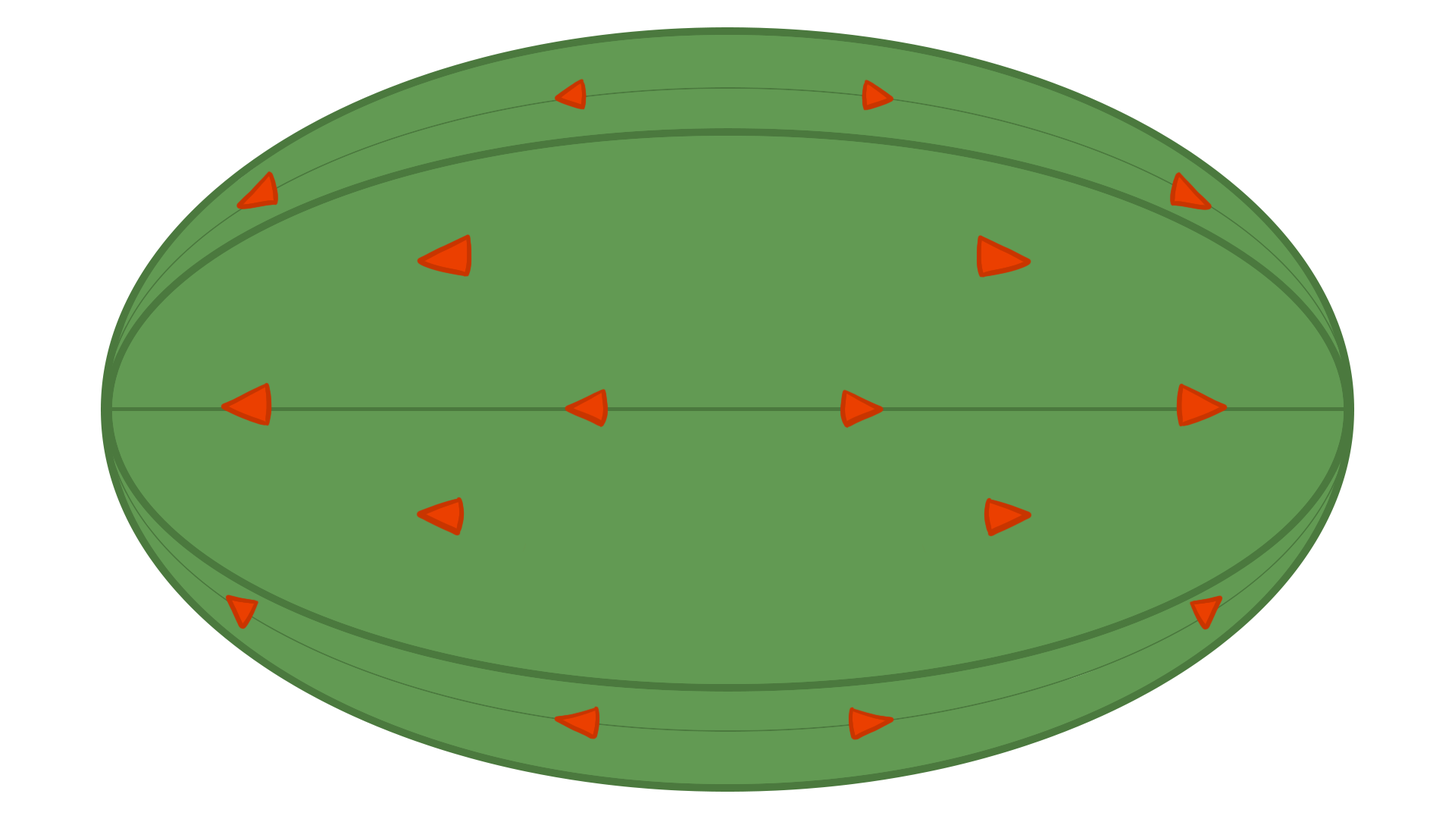
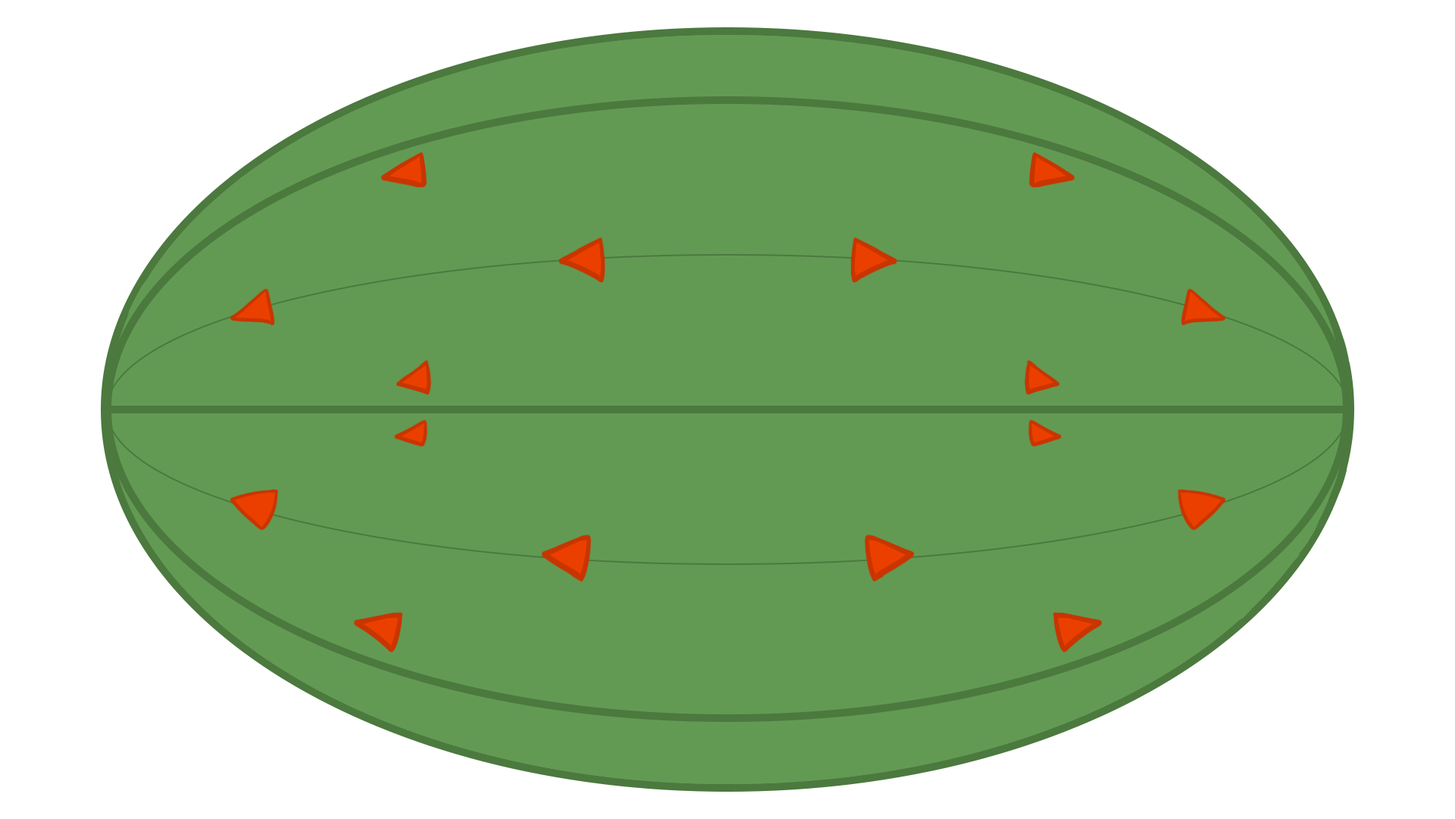
Comparing the layer stacks of the two w=1455, h=819 images. Changes:
added layer "Spikes 2" above "Spikes Colour Fix 2" over [229, 151, 1227, 653]
added layer "Spikes Colour Fix 2" above "Spikes 1" over [232, 153, 1225, 649]
renamed "Spikes" to "Spikes 1", hid it over [219, 78, 1229, 740]
renamed "Spike Colour Fix" to "Spike Colour Fix 1", hid it over [225, 80, 1224, 738]
added layer "Cactus Lines 2" above "Cactus" over [111, 96, 1351, 722]
painted on "Cactus" over [111, 87, 1355, 732]
hid "Background" over [111, 78, 1355, 740]
